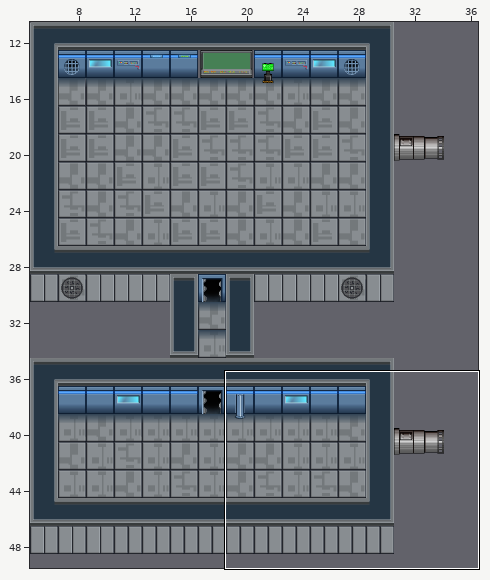
An edit to a level. Tiled map, assets/MarsMapin.tmx. Above: a wide view before the commit, with the close-up outlined.
Close-up. Before:
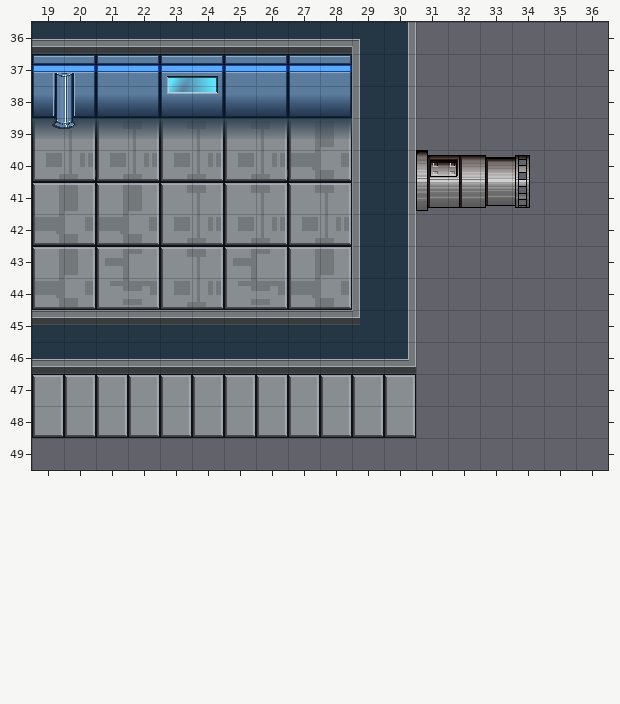
Cells are 32x32 px. Shown: x 19..36, y 36..49. The commit also changed other parts of the map, which this record leaves out.
New version:
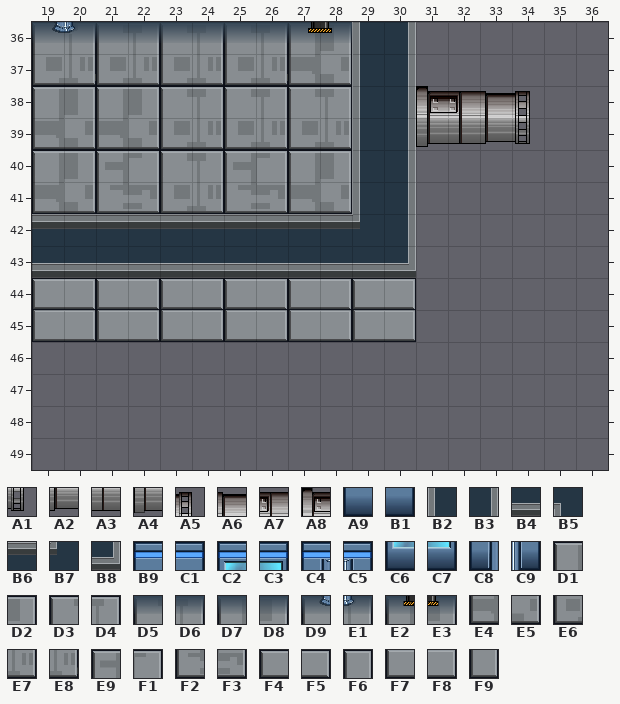
Key: from "tiles1": A1 736 turned 180, A2 737 turned 180, A3 738 turned 180, A4 739 turned 180, A5 796 turned 180, A6 797 turned 180, A7 798 turned 180, A8 799 turned 180, A9 806, B1 807, B2 808, B3 809, B4 820, B5 822, B6 993, B7 1002, B8 1049, B9 1100, C1 1101, C2 1102, C3 1103, C4 1104, C5 1105, C6 1162, C7 1163, C8 1164, C9 1165, D1 1206, D2 1207, D3 1208, D4 1209, D5 1220, D6 1221, D7 1222, D8 1223, D9 1224, E1 1225, E2 1230, E3 1231, E4 1266, E5 1267, E6 1268, E7 1269, E8 1281, E9 1328, F1 1329, F2 1388, F3 1389, F4 1448, F5 1449, F6 1453, F7 1508, F8 1509, F9 1513.
__ is an empty cell.
Tiles replaced or removed in this view: A1, A2, A3, A4, A5, A6, A7, A8, A9, B1, B2, B3, B4, B5, B6, B7, B8, B9, C1, C2, C3, C4, C5, C6, C7, C8, C9, D1, D2, D3, D4, D5, D6, D7, D8, D9, E1, E4, E5, E6, E7, E8, E9, F1, F2, F3, F6, F9.
From old to new:
Changed rows in their new state; .. is an unchanged cell.
Layer "Tile Layer 1":
first column x 19:
36 D9 E1 D5 D6 D5 D6 D5 D6 E2 E3 B2 .. .. .. .. ..
37 E6 E8 E6 E7 E6 E7 E6 E8 E4 E5 .. .. .. .. .. ..
38 D1 D2 D1 D2 D3 D4 D3 D4 D3 D4 .. .. A8 A7 A6 A5
39 E4 E5 E4 E5 E6 E7 E6 E7 E6 E7 .. .. A4 A3 A2 A1
40 D1 D2 E9 F1 D3 D4 E9 F1 D1 D2 .. .. __ __ __ __
41 E4 E5 F2 F3 E6 E7 F2 F3 E4 E5 .. .. __ __ __ __
42 B6 B6 B6 B6 B6 B6 B6 B6 B6 B6 B7 .. .. .. .. ..
43 B4 B4 B4 B4 B4 B4 B4 B4 B4 B4 B4 B8 .. .. .. ..
44 F4 F5 F4 F5 F4 F5 F4 F5 F4 F5 F4 F5 .. .. .. ..
45 F7 F8 F7 F8 F7 F8 F7 F8 F7 F8 F7 F8 .. .. .. ..
46 __ __ __ __ __ __ __ __ __ __ __ __ .. .. .. ..
47 __ __ __ __ __ __ __ __ __ __ __ __ .. .. .. ..
48 __ __ __ __ __ __ __ __ __ __ __ __ .. .. .. ..
Boxes around the changes in both close-ups, in picture pixels (x1, y1, x2, y2):
changed: (32, 22, 416, 438)
changed: (416, 86, 530, 211)
